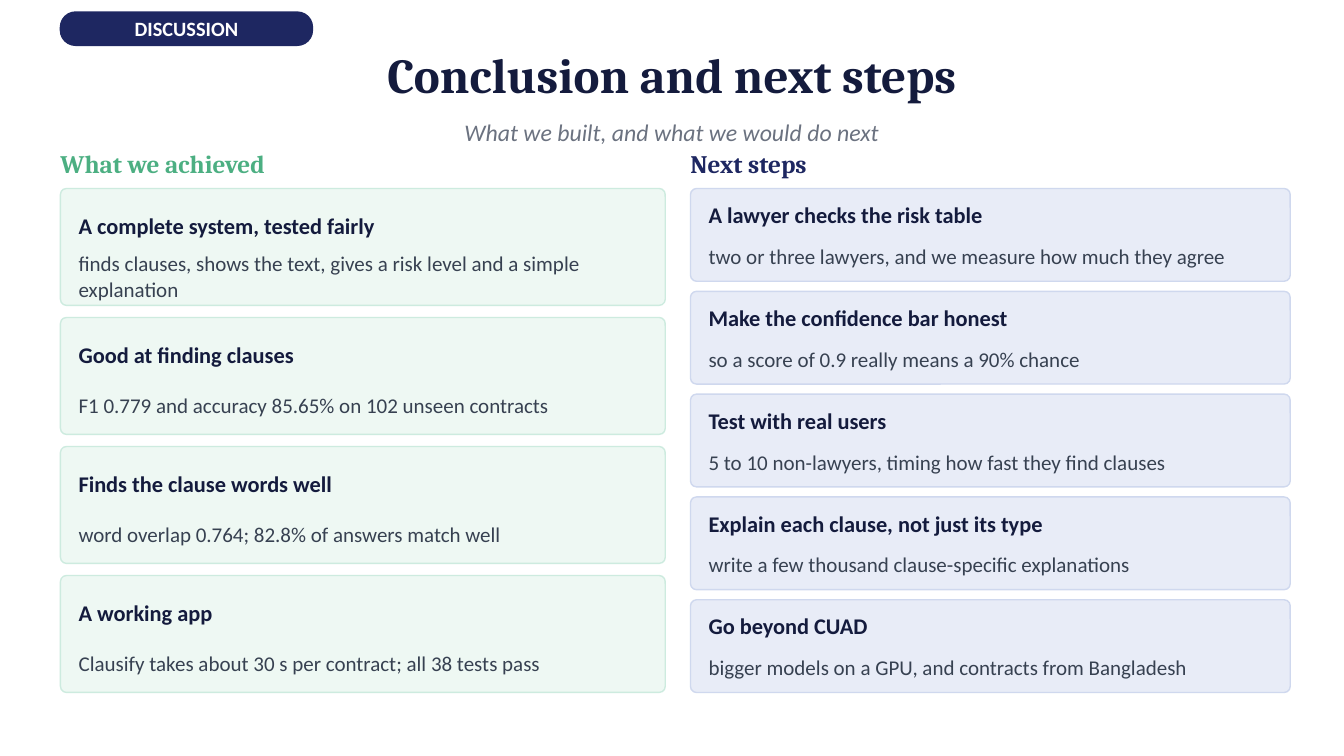
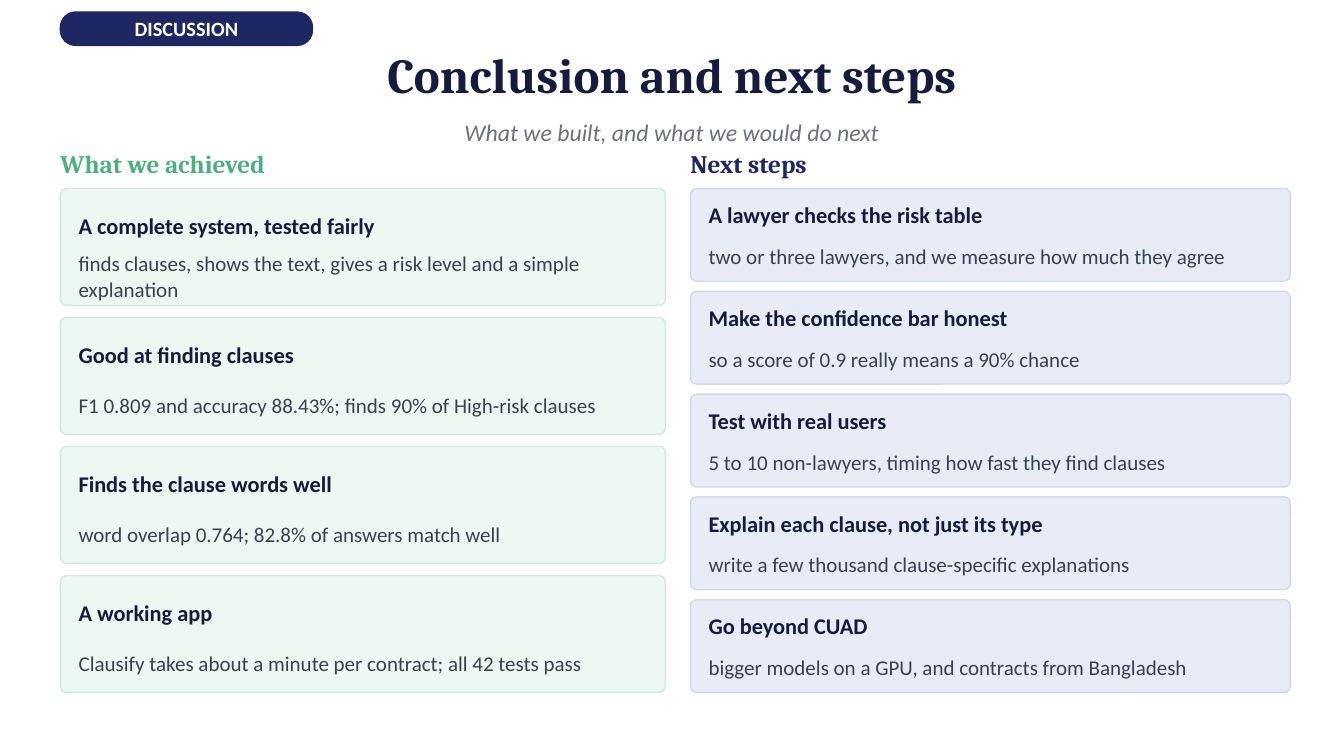
Before and after one commit to afnanmz168/clausify-p3, a slide deck: slide 15 of P25301051-p3-presentation-15-slides.pptx. Drawn at 1344x756 pixels with LibreOffice and Linux fonts; fonts in the diff are those of the drawing. Boxes give left, top, right and bottom in pixels: in the first picture for what was removed or moved away, otherwise in the second. Text is boxed around its words. In the diff, an @@ line names an element or a change of style, - is before the commit and + after.

```diff
--- a/P25301051-p3-presentation-15-slides.pptx
+++ b/P25301051-p3-presentation-15-slides.pptx
@@ text at <box>79,398,596,417</box>: text changed @@
-F1 0.779 and accuracy 85.65% on 102 unseen contracts
+F1 0.809 and accuracy 88.43%; finds 90% of High-risk clauses
@@ text at <box>79,656,581,675</box>: text changed @@
-Clausify takes about 30 s per contract; all 38 tests pass
+Clausify takes about a minute per contract; all 42 tests pass
```
Also in this commit, not shown: 7 other slides changed.
